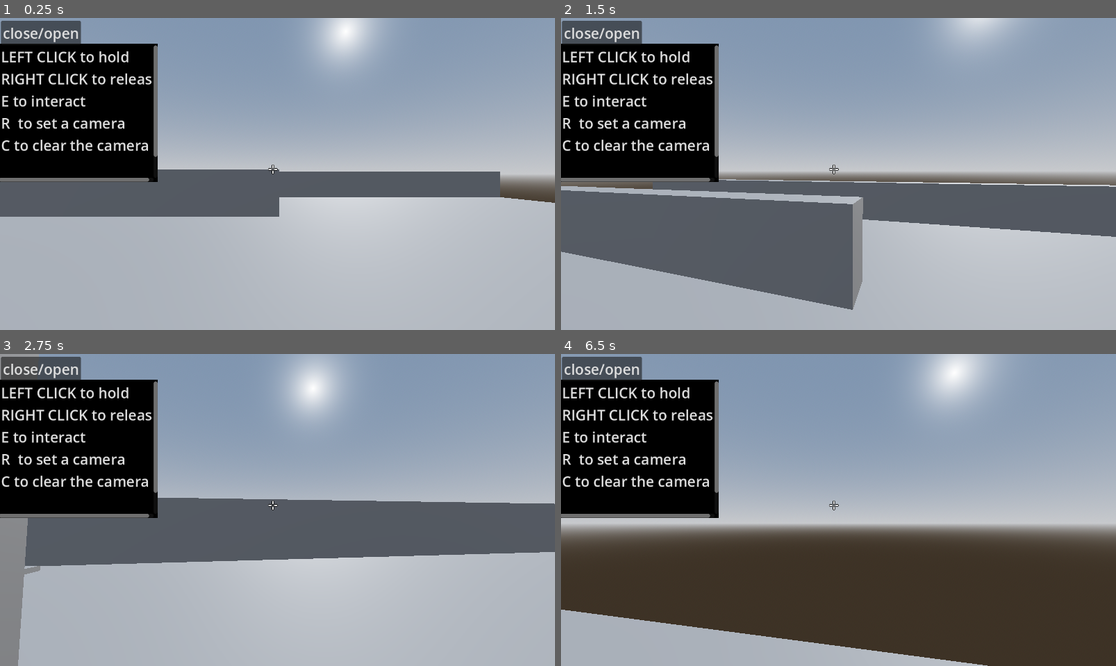
Above: before the commit, frames 1-4 (two rows, left to right).
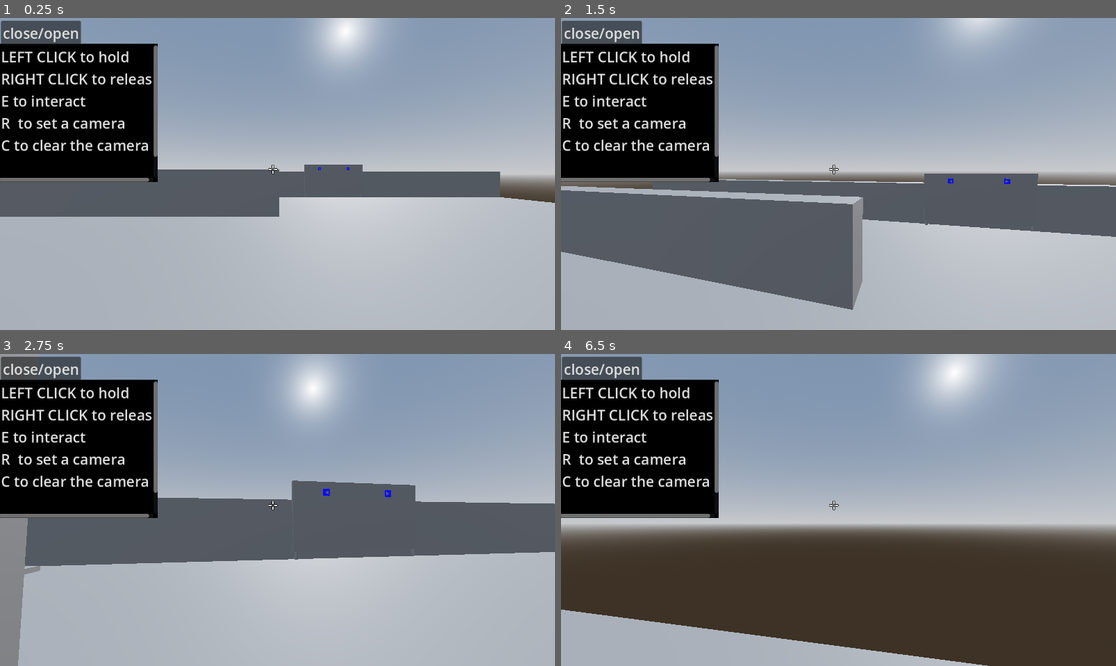
Above: after the commit, the same moments.

Repository: AntoninHUDRY/Q_panic
Game: Godot game, scene res://CameraTest.tscn
Same seed, same stepped clock (60 frames per second), same inputs: the game is played once before the commit and once after it. This scene is started directly instead of the project's main scene.
Inputs (mouse positions are in pixels of both pictures, inside the frame that each line leads up to):
- Up to frame 1 (0.25 s): no input
- Up to frame 2 (1.5 s): tap Enter at 0.5 s; move the mouse to (866, 174) at 0.52 s; hold E (interact) 0.53-1.28 s; hold W (up) from 0.53 s (still down); click (866, 174) at 0.67 s; tap Space (jump) at 0.77 s; move the mouse to (810, 174) at 1.27 s; tap C (clear_minicam) at 1.35 s
- Up to frame 3 (2.75 s): keep holding W (up); tap Space (jump) at 1.52 s; tap E (interact) at 1.55, 2.3 s; move the mouse to (288, 503) at 2.02 s; hold Ctrl (crouch) from 2.03 s (still down)
- Up to frame 4 (6.5 s): move the mouse to (832, 516) at 2.77 s; release Ctrl (crouch) at 2.78 s; click (832, 516) at 2.85 s; tap Space (jump) at 3.02, 3.77, 4.25, 4.52, 6.02 s; tap E (interact) at 3.05, 4.55, 6.05 s; move the mouse to (877, 513) at 3.52 s; hold E (interact) 3.53-4.28 s; move the mouse to (794, 506) at 4.27 s; right-click (794, 506) at 4.35 s; move the mouse to (844, 510) at 5.02 s; hold E (interact) 5.03-5.78 s; tap R (shoot_minicam) at 5.1 s; click (844, 510) at 5.17 s; tap Enter at 5.75 s; move the mouse to (816, 503) at 5.77 s; release W (up) at 5.78 s; hold D (right) from 5.78 s (still down); tap Shift (sprint) at 5.85 s

The runs differ from the first frame. In frame 1, 0.2% of the frame differs, in the area x 54-66%, y 46-50%; in frame 2, 0.5%; in frame 3, 1.3%, in the area x 52-75%, y 40-66%; in frame 4, less than 0.1%.

Commit message:
board ready for use

Diff:
--- a/CameraTest.tscn
+++ b/CameraTest.tscn
@@ -6,6 +6,7 @@
 [ext_resource type="PackedScene" uid="uid://wv3me4e1tqx5" path="res://Player.tscn" id="4_jlm4d"]
 [ext_resource type="PackedScene" uid="uid://0o7uhfxqs1jc" path="res://MiniCamera.tscn" id="5_0h0cn"]
 [ext_resource type="PackedScene" uid="uid://bxp67nejxfwsv" path="res://FloorButton.tscn" id="8_o6ekm"]
+[ext_resource type="PackedScene" uid="uid://d2646gj4ee6uq" path="res://tableau.tscn" id="8_su0vp"]
 [ext_resource type="PackedScene" uid="uid://cfm46bfyyqy6x" path="res://fix_Door.tscn" id="11_roepf"]
 
 [sub_resource type="ProceduralSkyMaterial" id="ProceduralSkyMaterial_n8ree"]
@@ -140,3 +141,6 @@
 
 [node name="FloorButton2" parent="." instance=ExtResource("8_o6ekm")]
 transform = Transform3D(1, 0, 0, 0, 1, 0, 0, 0, 1, -4.50141, 0.110523, -13.2271)
+
+[node name="tableau" parent="." instance=ExtResource("8_su0vp")]
+transform = Transform3D(0.0743339, 0, -1.99862, 0, 2, 0, 1.99862, 0, 0.0743339, 3.86428, 1.30888, -14.0372)
--- /dev/null
+++ b/RightPress.gd
@@ -0,0 +1,42 @@
+extends StaticBody3D
+
+var highlighted = false
+var pressed = false
+var timer = 0
+
+# Called when the node enters the scene tree for the first time.
+func _ready():
+	pass # Replace with function body.
+
+
+# Called every frame. 'delta' is the elapsed time since the previous frame.
+func _process(delta):
+	if not highlighted and not pressed:
+		$PressMesh.mesh.material.albedo_color = Color(0 , 0, 255, 255)
+	if highlighted and not pressed:
+		$PressMesh.mesh.material.albedo_color = Color(255 , 0, 0, 255)
+	if timer > 0:
+		timer = timer - 1
+	else:
+		pressed = false
+	pass
+
+func _highlight() -> void :
+	highlighted = true
+
+func _unhighlight() -> void :
+	highlighted = false
+
+
+func _on_interactable_focused(interactor):
+	_highlight()
+
+
+func _on_interactable_interacted(interactor):
+	$PressMesh.mesh.material.albedo_color = Color(0 , 255, 0, 255)
+	pressed = true
+	timer = 25
+
+
+func _on_interactable_unfocused(interactor):
+	_unhighlight()
--- /dev/null
+++ b/leftPress.gd
@@ -0,0 +1,42 @@
+extends StaticBody3D
+
+var highlighted = false
+var pressed = false
+var timer = 0
+
+# Called when the node enters the scene tree for the first time.
+func _ready():
+	pass # Replace with function body.
+
+
+# Called every frame. 'delta' is the elapsed time since the previous frame.
+func _process(delta):
+	if not highlighted and not pressed:
+		$PressMesh.mesh.material.albedo_color = Color(0 , 0, 255, 255)
+	if highlighted and not pressed:
+		$PressMesh.mesh.material.albedo_color = Color(255 , 0, 0, 255)
+	if timer > 0:
+		timer = timer - 1
+	else:
+		pressed = false
+	pass
+
+func _highlight() -> void :
+	highlighted = true
+
+func _unhighlight() -> void :
+	highlighted = false
+
+
+func _on_interactable_focused(interactor):
+	_highlight()
+
+
+func _on_interactable_interacted(interactor):
+	$PressMesh.mesh.material.albedo_color = Color(0 , 255, 0, 255)
+	pressed = true
+	timer = 25
+
+
+func _on_interactable_unfocused(interactor):
+	_unhighlight()
--- /dev/null
+++ b/meshes/arrow.tres
@@ -0,0 +1,4 @@
+[gd_resource type="PrismMesh" format=3 uid="uid://6g7g0snphw4p"]
+
+[resource]
+size = Vector3(0.05, 0.05, 0.005)
--- a/tableau.tscn
+++ b/tableau.tscn
@@ -1,21 +1,33 @@
-[gd_scene load_steps=11 format=3 uid="uid://d2646gj4ee6uq"]
+[gd_scene load_steps=16 format=3 uid="uid://d2646gj4ee6uq"]
 
 [ext_resource type="BoxMesh" uid="uid://ckkff7s5pb5bh" path="res://meshes/board.tres" id="1_7vkt4"]
-[ext_resource type="Script" path="res://BoardPress.gd" id="2_n0t1b"]
+[ext_resource type="Script" path="res://RightPress.gd" id="2_5a6bm"]
 [ext_resource type="PackedScene" uid="uid://cfw31sfi6y2ur" path="res://systems/interaction/interactable.tscn" id="3_wcqby"]
+[ext_resource type="PrismMesh" uid="uid://6g7g0snphw4p" path="res://meshes/arrow.tres" id="4_dy1f1"]
+[ext_resource type="Script" path="res://leftPress.gd" id="4_uklac"]
 
 [sub_resource type="ConvexPolygonShape3D" id="ConvexPolygonShape3D_t2wyi"]
 points = PackedVector3Array(0.0543558, 0.531746, 1.01587, -0.0408637, -0.515873, -1.01587, 0.0543558, -0.515873, -1.01587, -0.0408637, -0.515873, 1.01587, -0.0408637, 0.531746, -1.01587, 0.0543558, 0.531746, -1.01587, 0.0543558, -0.515873, 1.01587, -0.0408637, 0.531746, 1.01587)
 
-[sub_resource type="StandardMaterial3D" id="StandardMaterial3D_rc1pk"]
+[sub_resource type="StandardMaterial3D" id="StandardMaterial3D_4baj2"]
 albedo_color = Color(0, 0, 1, 1)
 
-[sub_resource type="BoxMesh" id="BoxMesh_6be3l"]
-material = SubResource("StandardMaterial3D_rc1pk")
+[sub_resource type="BoxMesh" id="BoxMesh_l02k2"]
+material = SubResource("StandardMaterial3D_4baj2")
 size = Vector3(0.005, 0.1, 0.1)
 
 [sub_resource type="ConvexPolygonShape3D" id="ConvexPolygonShape3D_xjrrt"]
 points = PackedVector3Array(-0.00329365, -0.0507936, -0.0507936, 0.00305556, 0.0507936, 0.0507936, 0.00305556, 0.050793 …(192 unchanged characters)…
+
+[sub_resource type="ConvexPolygonShape3D" id="ConvexPolygonShape3D_vw3gq"]
+points = PackedVector3Array(-0.00329365, -0.0507936, -0.0507936, 0.00305556, 0.0507936, 0.0507936, 0.00305556, 0.0507936, -0.0507936, -0.00329365, 0.0507936, 0.0507936, 0.00305556, -0.0507936, 0.0507936, -0.00329365, 0.0507936, -0.0507936, 0.00305556, -0.0507936, -0.0507936, -0.00329365, -0.0507936, 0.0507936)
+
+[sub_resource type="StandardMaterial3D" id="StandardMaterial3D_rc1pk"]
+albedo_color = Color(0, 0, 1, 1)
+
+[sub_resource type="BoxMesh" id="BoxMesh_lun5p"]
+material = SubResource("StandardMaterial3D_rc1pk")
+size = Vector3(0.005, 0.1, 0.1)
 
 [sub_resource type="CylinderMesh" id="CylinderMesh_74mrw"]
 top_radius = 0.025
@@ -29,41 +41,54 @@
 points = PackedVector3Array(-0.00208433, -0.0313955, -0.0289953, 0.00239371, -0.0373315, 0.0292818, -0.00208291, -0.037 …(1025 unchanged characters)…
 
 [node name="tableau" type="Node3D"]
+transform = Transform3D(2, 0, 0, 0, 2, 0, 0, 0, 2, 0, 0, 0)
 
-[node name="Board" type="StaticBody3D" parent="."]
+[node name="BoardSupport" type="StaticBody3D" parent="."]
 
-[node name="BoardMesh" type="MeshInstance3D" parent="Board"]
+[node name="BoardMesh" type="MeshInstance3D" parent="BoardSupport"]
 layers = 3
 mesh = ExtResource("1_7vkt4")
 
-[node name="BoardCollision" type="CollisionShape3D" parent="Board"]
+[node name="BoardCollision" type="CollisionShape3D" parent="BoardSupport"]
 shape = SubResource("ConvexPolygonShape3D_t2wyi")
 
 [node name="RightPress" type="StaticBody3D" parent="."]
-script = ExtResource("2_n0t1b")
+transform = Transform3D(1, 0, 0, 0, 1, 0, 0, 0, 1, 0.034, 0.352, -0.5)
+script = ExtResource("2_5a6bm")
 
 [node name="PressMesh" type="MeshInstance3D" parent="RightPress"]
-transform = Transform3D(1, 0, 0, 0, 1, 0, 0, 0, 1, 0.0336656, -0.331591, -0.67248)
-mesh = SubResource("BoxMesh_6be3l")
+mesh = SubResource("BoxMesh_l02k2")
 
 [node name="PressCollision" type="CollisionShape3D" parent="RightPress"]
-transform = Transform3D(1, 0, 0, 0, 1, 0, 0, 0, 1, 0.0336656, -0.331591, -0.67248)
 shape = SubResource("ConvexPolygonShape3D_xjrrt")
 
 [node name="Interactable" parent="RightPress" instance=ExtResource("3_wcqby")]
 
+[node name="CollisionShape3D" parent="RightPress/Interactable" index="0"]
+shape = SubResource("ConvexPolygonShape3D_vw3gq")
+
+[node name="arrow" type="MeshInstance3D" parent="RightPress"]
+transform = Transform3D(1.91069e-15, -4.37114e-08, 1, -1, -4.37114e-08, 0, 4.37114e-08, -1, -4.37114e-08, 0.003, 0, 0)
+mesh = ExtResource("4_dy1f1")
+
 [node name="leftPress" type="StaticBody3D" parent="."]
-script = ExtResource("2_n0t1b")
+transform = Transform3D(1, 0, 0, 0, 1, 0, 0, 0, 1, 0.034, 0.343, 0.5)
+script = ExtResource("4_uklac")
 
 [node name="PressMesh" type="MeshInstance3D" parent="leftPress"]
-transform = Transform3D(1, 0, 0, 0, 1, 0, 0, 0, 1, 0.0336656, -0.331591, -0.520612)
-mesh = SubResource("BoxMesh_6be3l")
+mesh = SubResource("BoxMesh_lun5p")
 
 [node name="PressCollision" type="CollisionShape3D" parent="leftPress"]
-transform = Transform3D(1, 0, 0, 0, 1, 0, 0, 0, 1, 0.0336656, -0.331591, -0.520612)
 shape = SubResource("ConvexPolygonShape3D_xjrrt")
 
 [node name="Interactable" parent="leftPress" instance=ExtResource("3_wcqby")]
+
+[node name="CollisionShape3D" parent="leftPress/Interactable" index="0"]
+shape = SubResource("ConvexPolygonShape3D_xjrrt")
+
+[node name="arrow" type="MeshInstance3D" parent="leftPress"]
+transform = Transform3D(1.91069e-15, 4.37114e-08, 1, 1, -4.37114e-08, 0, 4.37114e-08, 1, -4.37114e-08, 0.00333137, 0, 0)
+mesh = ExtResource("4_dy1f1")
 
 [node name="RightFoot" type="StaticBody3D" parent="."]
 
@@ -91,3 +116,6 @@
 [connection signal="focused" from="leftPress/Interactable" to="leftPress" method="_on_interactable_focused"]
 [connection signal="interacted" from="leftPress/Interactable" to="leftPress" method="_on_interactable_interacted"]
 [connection signal="unfocused" from="leftPress/Interactable" to="leftPress" method="_on_interactable_unfocused"]
+
+[editable path="RightPress/Interactable"]
+[editable path="leftPress/Interactable"]
Not shown: 1 places in CameraTest.tscn that only renumber resources
